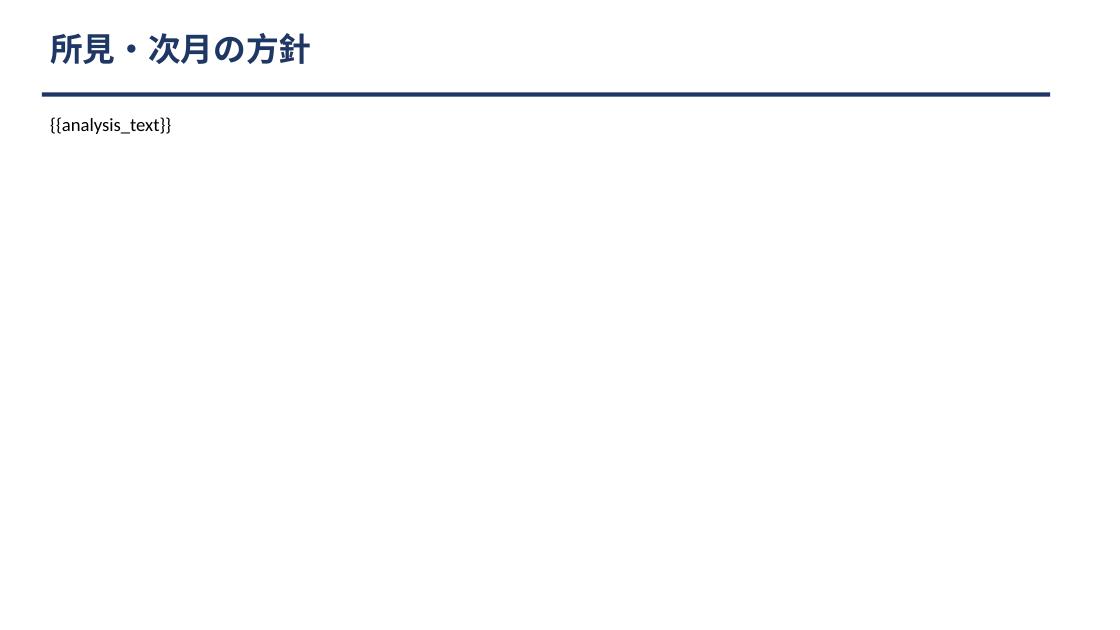
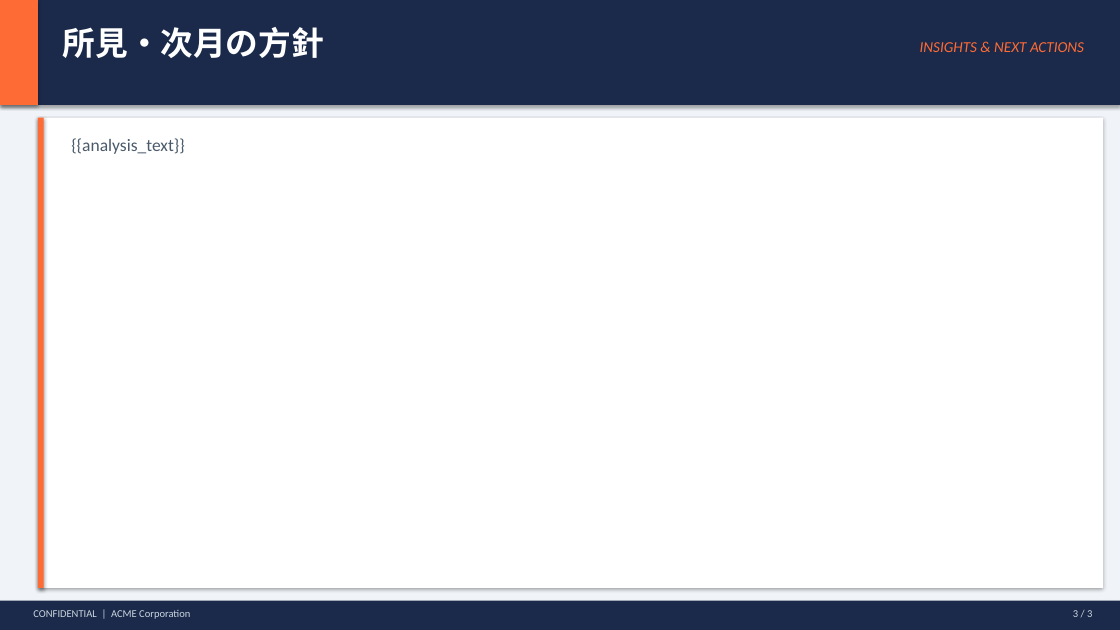
Before and after one commit to hide2064/makeReportOllama, a slide deck: slide 3 of data/template.pptx. Drawn at 1120x630 pixels with LibreOffice and Linux fonts; fonts in the diff are those of the drawing. Boxes give left, top, right and bottom in pixels: in the first picture for what was removed or moved away, otherwise in the second. Text is boxed around its words. In the diff, an @@ line names an element or a change of style, - is before the commit and + after.

```diff
--- a/data/template.pptx
+++ b/data/template.pptx
@@ background #FFFFFF to #F0F4F8 @@
@@ rectangle: place and size @@
-rectangle at box(42, 92, 1050, 97)
+rectangle at box(0, 0, 1120, 105)
@@ rectangle at box(0, 0, 1120, 105): fill #1F3764 to #1B2A4A; shadow on @@
@@ rectangle added at box(0, 0, 38, 105), fill #FF6B35 @@
@@ text "所見・次月の方針": place and size @@
-text "所見・次月の方針" at box(50, 33, 311, 64)
+text "所見・次月の方針" at box(63, 27, 324, 58)
@@ text "所見・次月の方針" at box(63, 27, 324, 58): text colour #1F3764 to #FFFFFF @@
@@ text added at box(920, 42, 1084, 52), 13 pt, text #FF6B35, italic @@
+INSIGHTS & NEXT ACTIONS
@@ rectangle added at box(38, 118, 1103, 588), fill #FFFFFF @@
@@ rectangle added at box(38, 118, 44, 588), fill #FF6B35 @@
@@ text "{{analysis_text}}": place and size @@
-text "{{analysis_text}}" at box(50, 117, 171, 134)
+text "{{analysis_text}}" at box(71, 138, 185, 154)
@@ text "{{analysis_text}}" at box(71, 138, 185, 154): size 16 to 15 pt, text colour #000000 to #4A5A6A @@
@@ rectangle added at box(0, 601, 1120, 630), fill #1B2A4A @@
@@ text added at box(33, 610, 190, 619), 9 pt, text #CCD6E0 @@
+CONFIDENTIAL | ACME Corporation
@@ text added at box(1073, 610, 1092, 617), 9 pt, text #CCD6E0 @@
+3 / 3
```
Also in this commit, not shown: 2 other slides changed, 30 other files.
